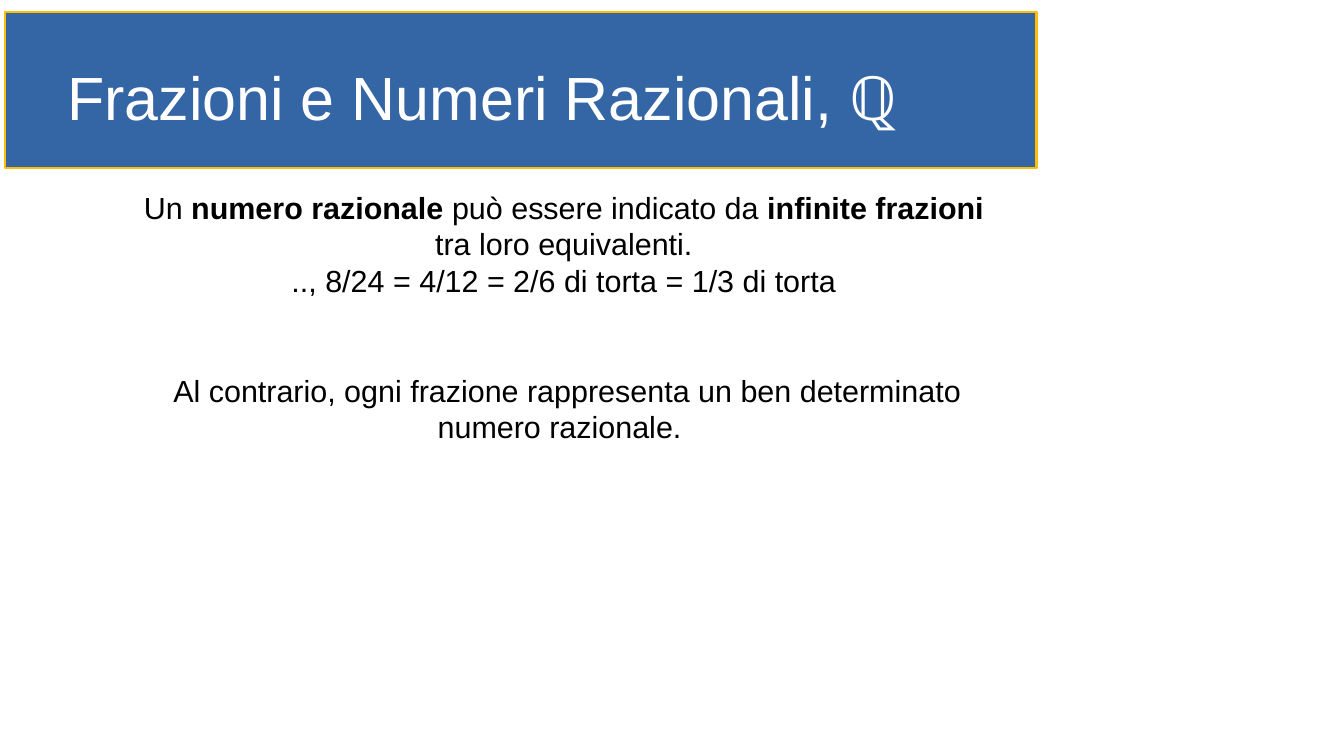
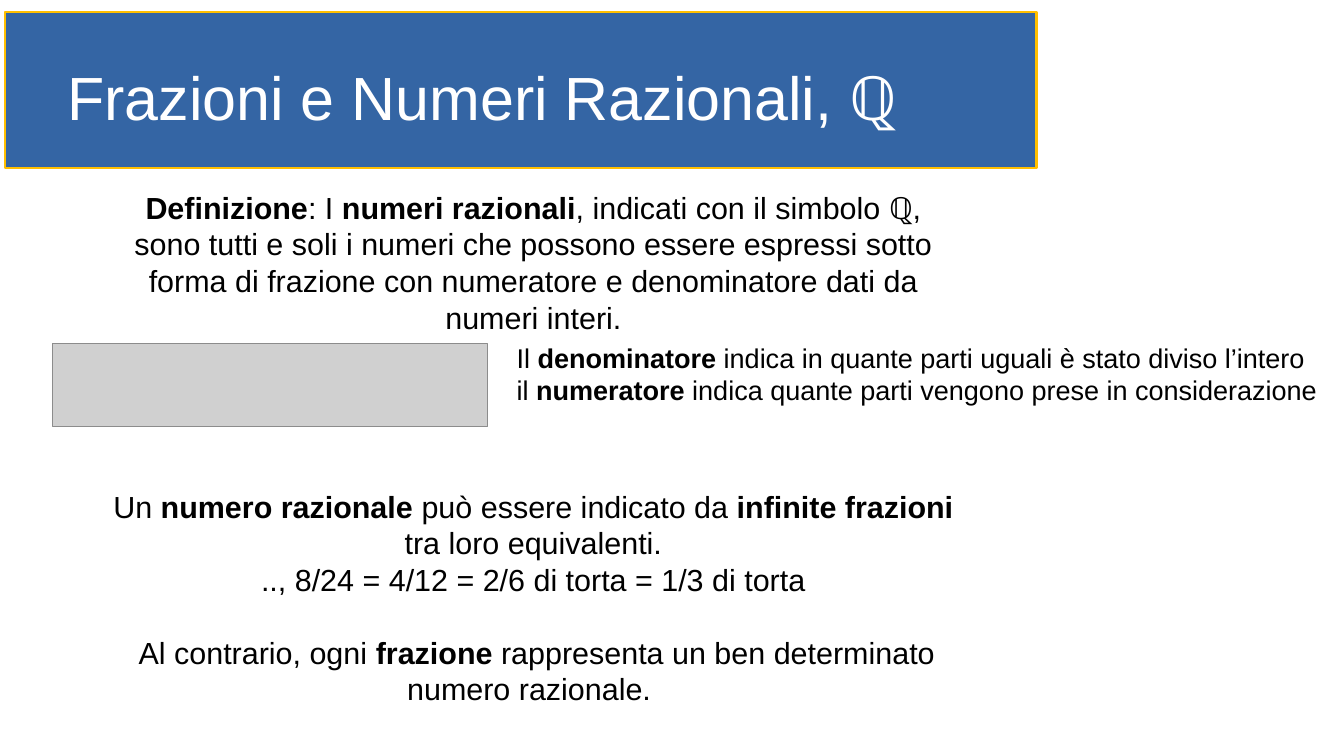
Before and after one commit to gioretikto/gioretikto.github.io, a slide deck: slide 9 of orale.odp (slide 10 before the commit). Drawn at 1344x756 pixels with LibreOffice and Linux fonts; fonts in the diff are those of the drawing; grey boxes stand for pictures. Boxes give left, top, right and bottom in pixels: in the first picture for what was removed or moved away, otherwise in the second. Text is boxed around its words. In the diff, an @@ line names an element or a change of style, - is before the commit and + after.

Commit message:
update all

```diff
--- a/orale.odp
+++ b/orale.odp
@@ text added at box(134, 197, 932, 330), 18 pt, text #000000 @@
+Definizione: I numeri razionali, indicati con il simbolo ℚ, sono tutti e soli i numeri che possono essere espressi sotto forma di frazione con numeratore e denominatore dati da numeri interi.
@@ picture added at box(52, 344, 488, 427) @@
@@ text added at box(517, 348, 1317, 405), 16 pt, text #000000 @@
+Il denominatore indica in quante parti uguali è stato diviso l’intero
+il numeratore indica quante parti vengono prese in considerazione
@@ text "Un numero razionale può essere ...": place and size @@
-text "Un numero razionale può essere ..." at box(144, 196, 983, 439)
+text "Un numero razionale può essere ..." at box(113, 495, 953, 701)
@@ text at box(139, 642, 935, 701): bold on in "frazione" @@
```
Also in this commit, not shown: 1 slide added, 2 slides removed.
